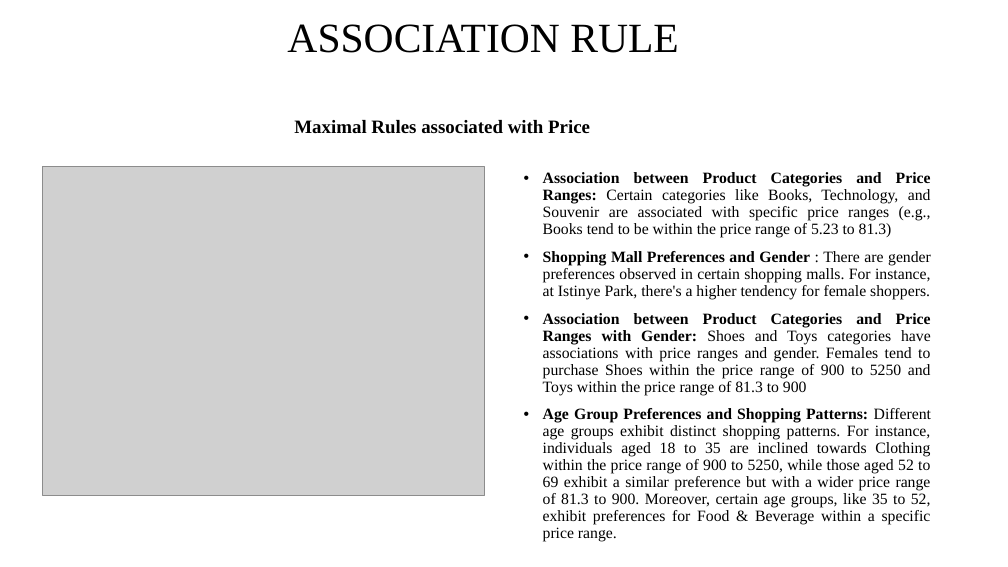
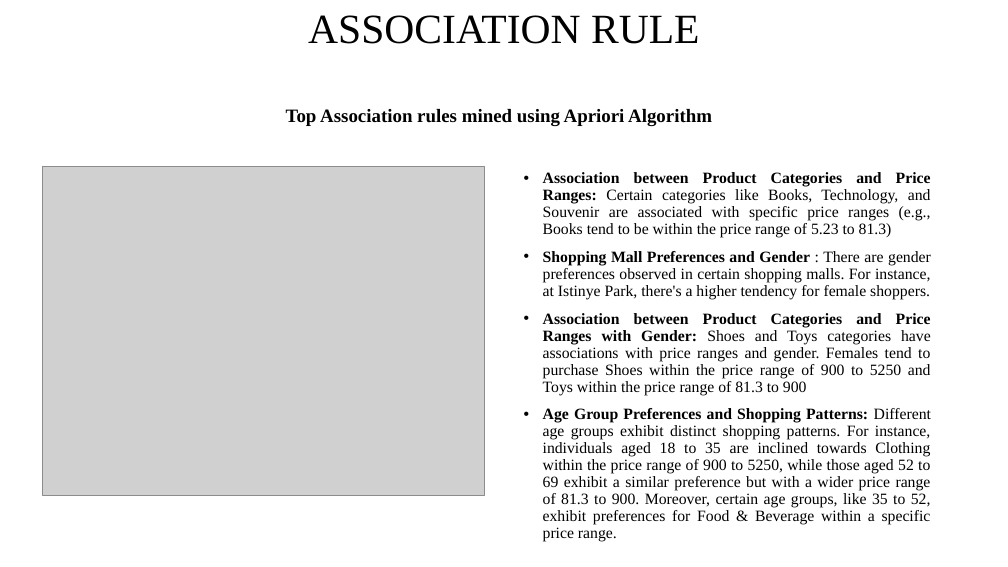
Before and after one commit to Jothish21/Data-Mining-Project-Group4, a slide deck: slide 7 of Group4-Presentation.pptx. Drawn at 1008x567 pixels with LibreOffice and Linux fonts; fonts in the diff are those of the drawing; grey boxes stand for pictures. Boxes give left, top, right and bottom in pixels: in the first picture for what was removed or moved away, otherwise in the second. Text is boxed around its words. In the diff, an @@ line names an element or a change of style, - is before the commit and + after.

```diff
--- a/Group4-Presentation.pptx
+++ b/Group4-Presentation.pptx
@@ title "ASSOCIATION RULE": place and size @@
-title "ASSOCIATION RULE" at box(287, 24, 678, 53)
+title "ASSOCIATION RULE" at box(308, 15, 699, 44)
@@ text at box(286, 109, 712, 126): text changed @@
-Maximal Rules associated with Price
+Top Association rules mined using Apriori Algorithm
```
Also in this commit, not shown: 1 other slide changed.
